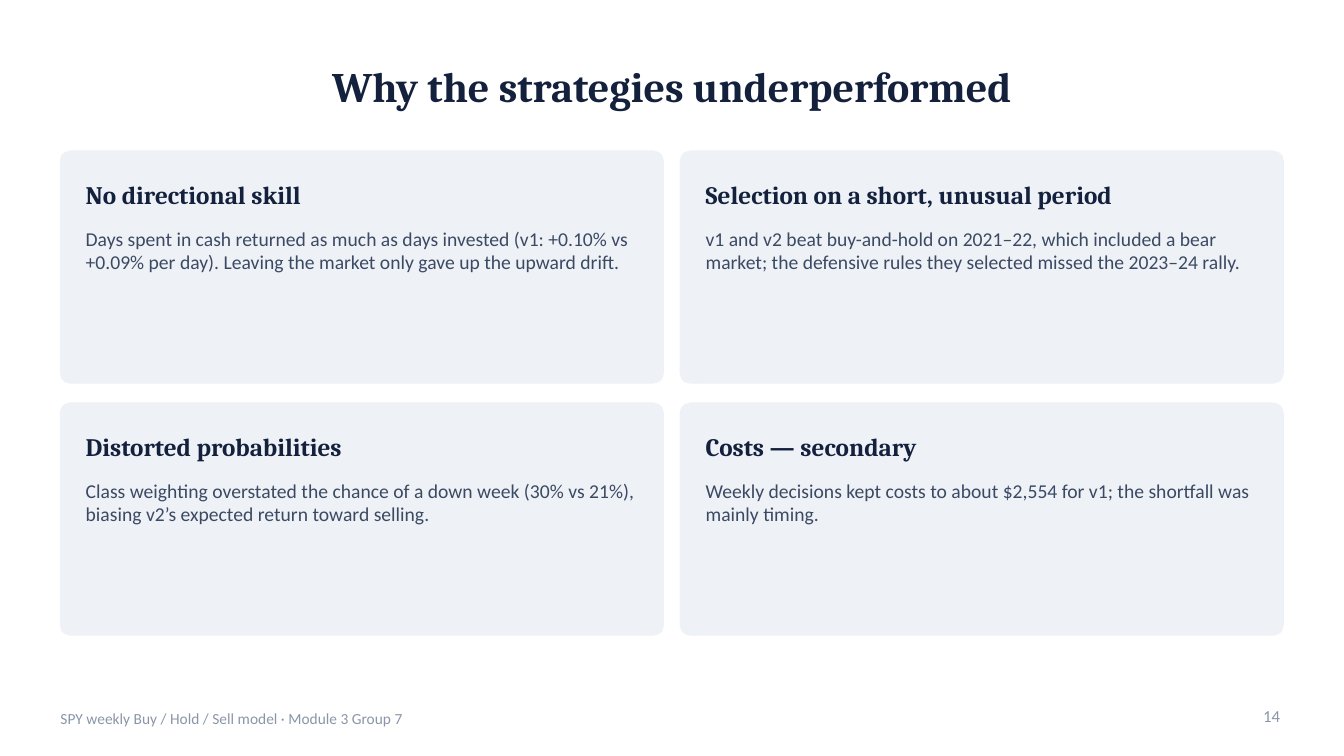
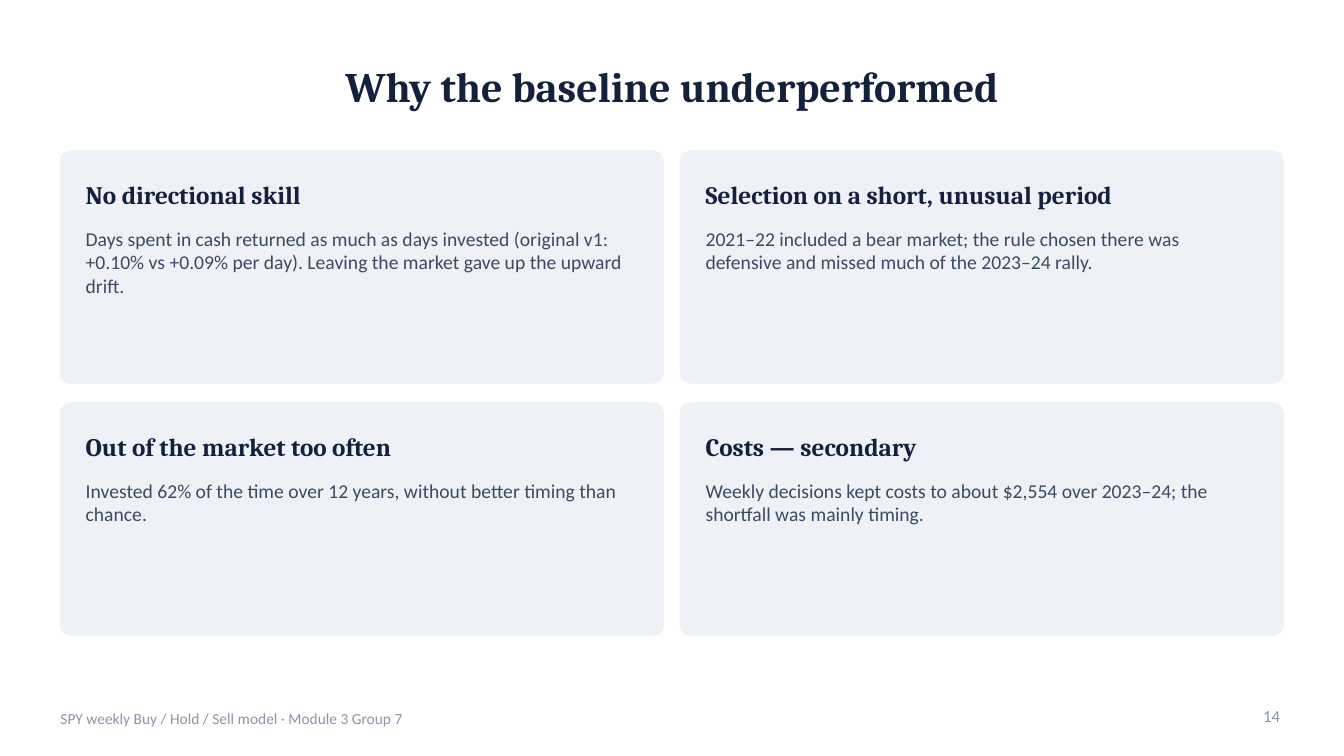
Before and after one commit to TKCH121/spy, a slide deck: slide 14 of presentation/SPY_Model_Presentation.pptx. Drawn at 1344x756 pixels with LibreOffice and Linux fonts; fonts in the diff are those of the drawing. Boxes give left, top, right and bottom in pixels: in the first picture for what was removed or moved away, otherwise in the second. Text is boxed around its words. In the diff, an @@ line names an element or a change of style, - is before the commit and + after.

```diff
--- a/presentation/SPY_Model_Presentation.pptx
+++ b/presentation/SPY_Model_Presentation.pptx
@@ title at <box>345,72,998,112</box>: text changed @@
-Why the strategies underperformed
+Why the baseline underperformed
@@ text at <box>86,232,622,293</box>: text changed @@
-Days spent in cash returned as much as days invested (v1: +0.10% vs +0.09% per day). Leaving the market only gave up the upward drift.
+Days spent in cash returned as much as days invested (original v1: +0.10% vs +0.09% per day). Leaving the market gave up the upward drift.
@@ text at <box>706,232,1179,272</box>: text changed @@
-v1 and v2 beat buy-and-hold on 2021–22, which included a bear market; the defensive rules they selected missed the 2023–24 rally.
+2021–22 included a bear market; the rule chosen there was defensive and missed much of the 2023–24 rally.
@@ text at <box>86,438,391,457</box>: text changed @@
-Distorted probabilities
+Out of the market too often
@@ text at <box>86,484,616,521</box>: text changed @@
-Class weighting overstated the chance of a down week (30% vs 21%), biasing v2’s expected return toward selling.
+Invested 62% of the time over 12 years, without better timing than chance.
@@ text at <box>706,484,1208,525</box>: text changed @@
-Weekly decisions kept costs to about $2,554 for v1; the shortfall was mainly timing.
+Weekly decisions kept costs to about $2,554 over 2023–24; the shortfall was mainly timing.
```
Also in this commit, not shown: 16 other slides changed, 1 slide added, 1 slide removed, 8 other files.
